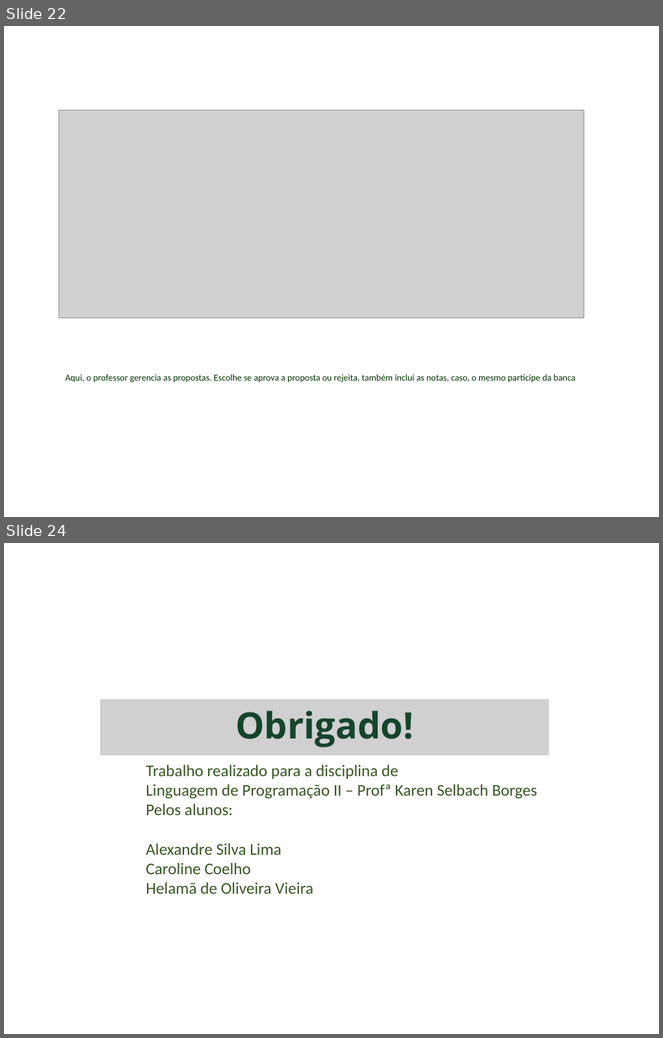
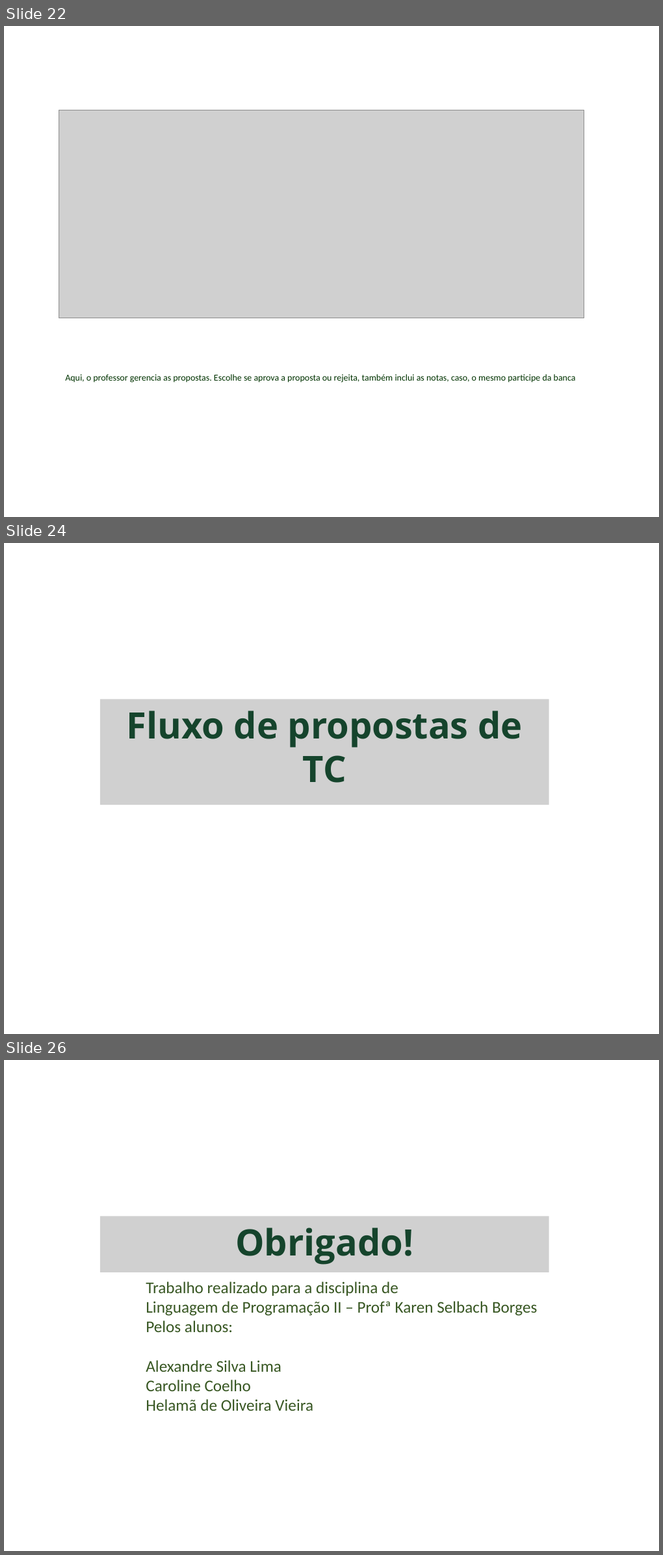
Before and after one commit to Alexandresl/trabalho-java, a slide deck: manual java.odp. Shown one above the other, each under a label of ours: slides 22 and 24 before the commit, slides 22, 24 and 26 after it; the slides between them are not shown. The pictures are 663x1038 and 663x1555 pixels, drawn with LibreOffice and Linux fonts; fonts in the diff are those of the drawing; grey boxes stand for pictures; background and template pictures are left out. Boxes give left, top, right and bottom in pixels: in the first picture for what was removed or moved away, otherwise in the second. Text is boxed around its words. In the diff, an @@ line names an element or a change of style, - is before the commit and + after.

```diff
--- a/manual java.odp
+++ b/manual java.odp
@@ slide 24 added at box(4, 543, 659, 1034), background picture (left out) @@
@@ picture added at box(100, 700, 549, 805), 40 pt, text #15442C, bold @@
+Fluxo de propostas de TC
@@ what was slide 24 is now slide 26 @@
```
Also in this commit, not shown: 10 slides changed, 1 other slide added, 14 other files.
